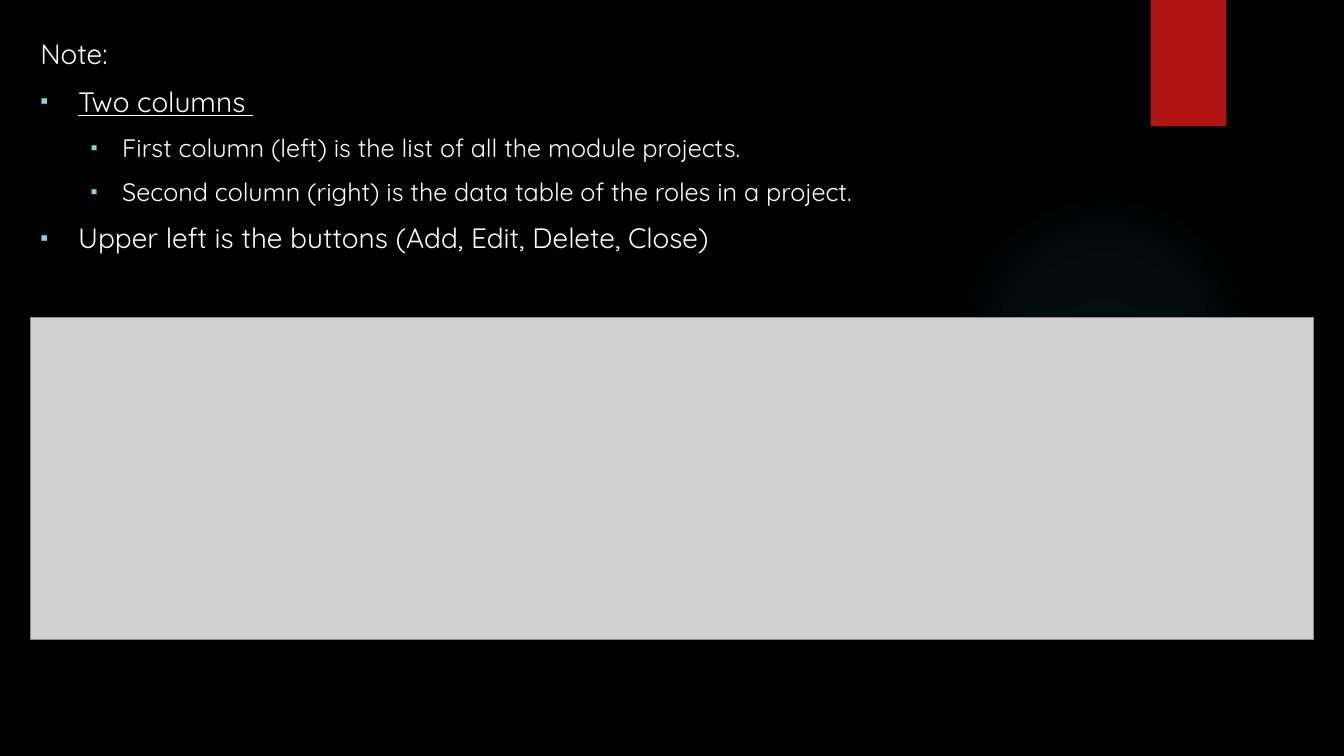
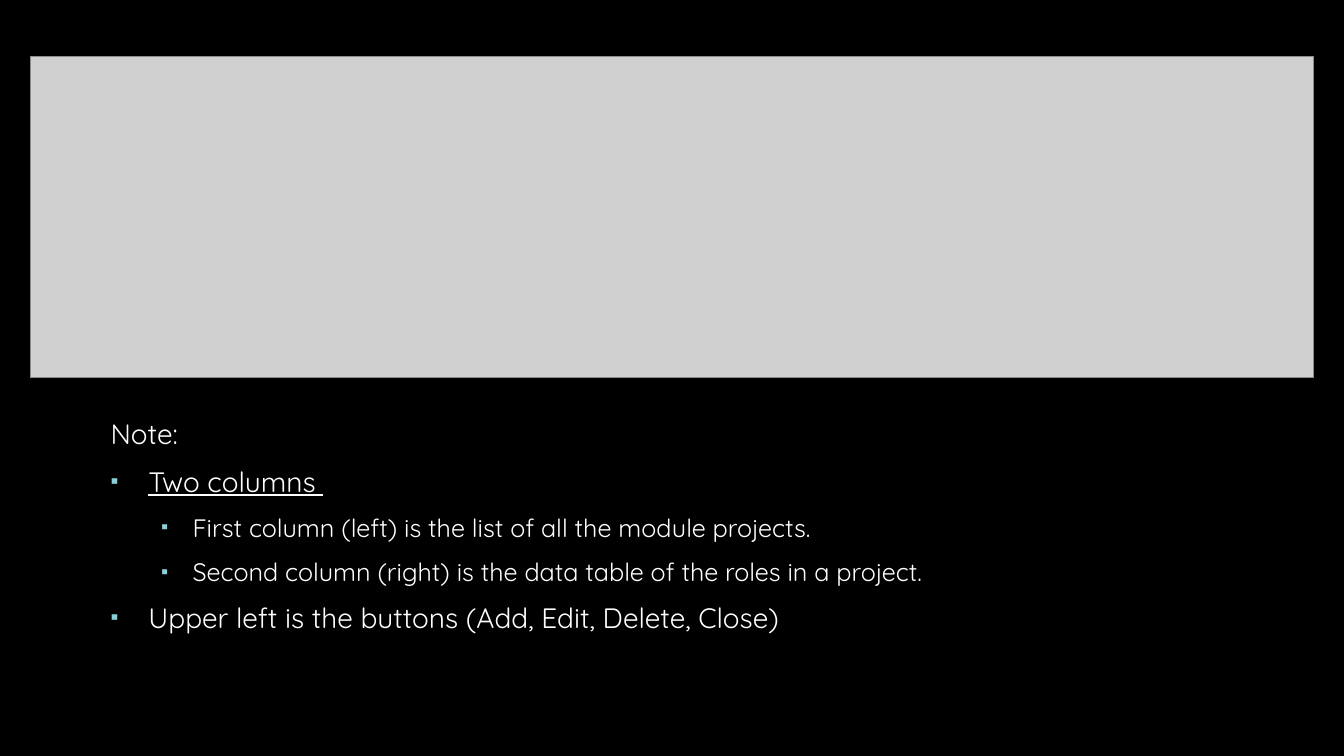
Before and after one commit to em1730/scims_docu, a slide deck: slide 9 of Documentation/Role_Mgmt.pptx (slide 8 before the commit). Drawn at 1344x756 pixels with LibreOffice and Linux fonts; fonts in the diff are those of the drawing; grey boxes stand for pictures; background and template pictures are left out. Boxes give left, top, right and bottom in pixels: in the first picture for what was removed or moved away, otherwise in the second. Text is boxed around its words. In the diff, an @@ line names an element or a change of style, - is before the commit and + after.

```diff
--- a/Documentation/Role_Mgmt.pptx
+++ b/Documentation/Role_Mgmt.pptx
@@ rectangle removed at (x1=1150, y1=0, x2=1226, y2=126) @@
@@ picture moved from (x1=30, y1=318, x2=1314, y2=639) to (x1=30, y1=56, x2=1314, y2=378) @@
@@ ellipse removed at (x1=949, y1=185, x2=1259, y2=495) @@
@@ text "Note:" moved from (x1=40, y1=44, x2=851, y2=254) to (x1=111, y1=424, x2=921, y2=634) @@
```
Also in this commit, not shown: 17 other slides changed, 18 slides added, 13 slides removed, 4 other files.
